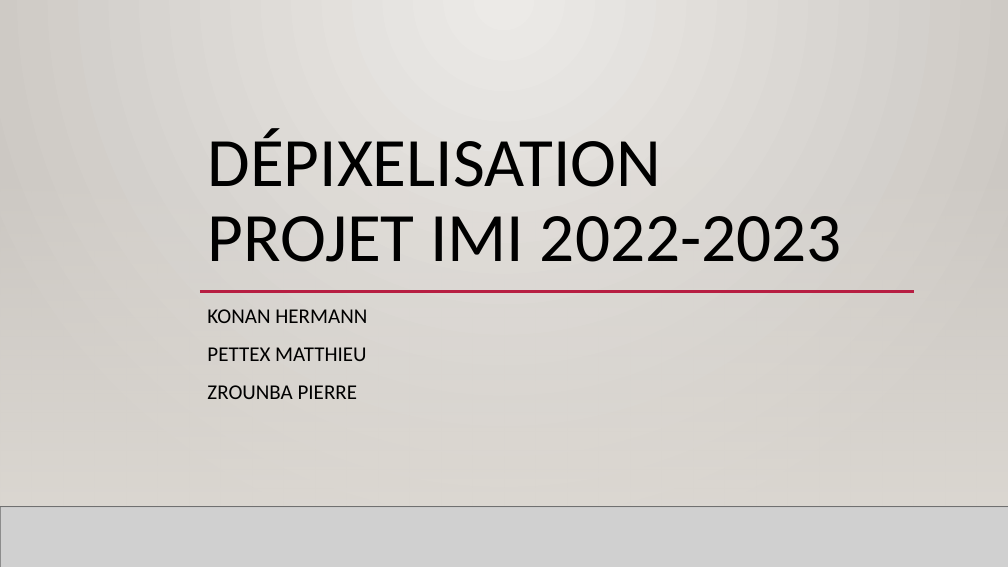
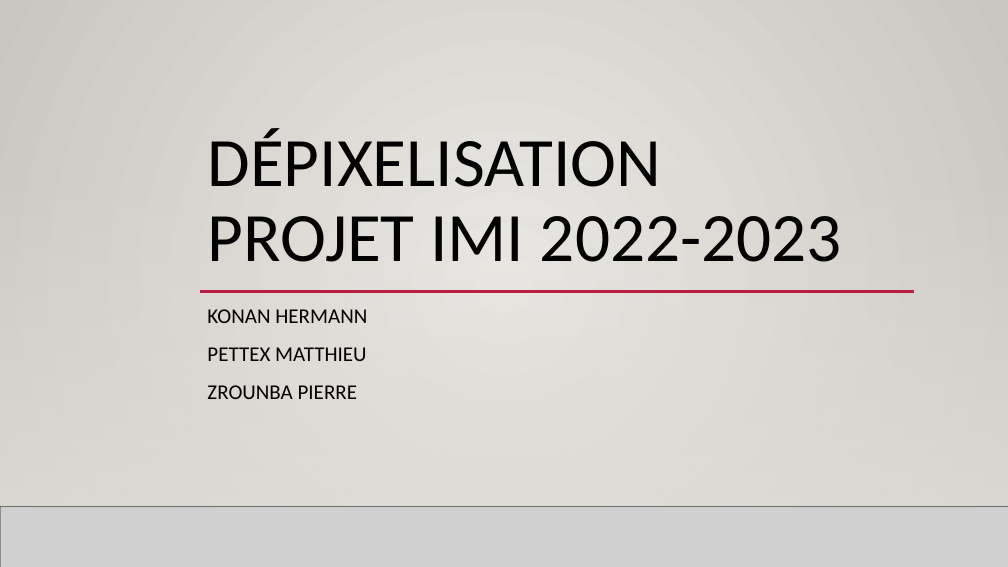
Before and after one commit to MatthieuPettex/Projet_Majeure, a slide deck: slide 1 of Dépixelisation-support-oral.pptx. Drawn at 1008x567 pixels with LibreOffice and Linux fonts; fonts in the diff are those of the drawing; grey boxes stand for pictures; background and template pictures are left out. Boxes give left, top, right and bottom in pixels: in the first picture for what was removed or moved away, otherwise in the second. Text is boxed around its words. In the diff, an @@ line names an element or a change of style, - is before the commit and + after.

```diff
--- a/Dépixelisation-support-oral.pptx
+++ b/Dépixelisation-support-oral.pptx
@@ rectangle at box(0, 0, 1008, 567): fill gradient #ECEAE7 to #CAC7C1 to gradient #EBE9E6 to #C9C5C0 @@
```
Also in this commit, not shown: 15 other slides changed, 4 slides added, 2 slides removed.
